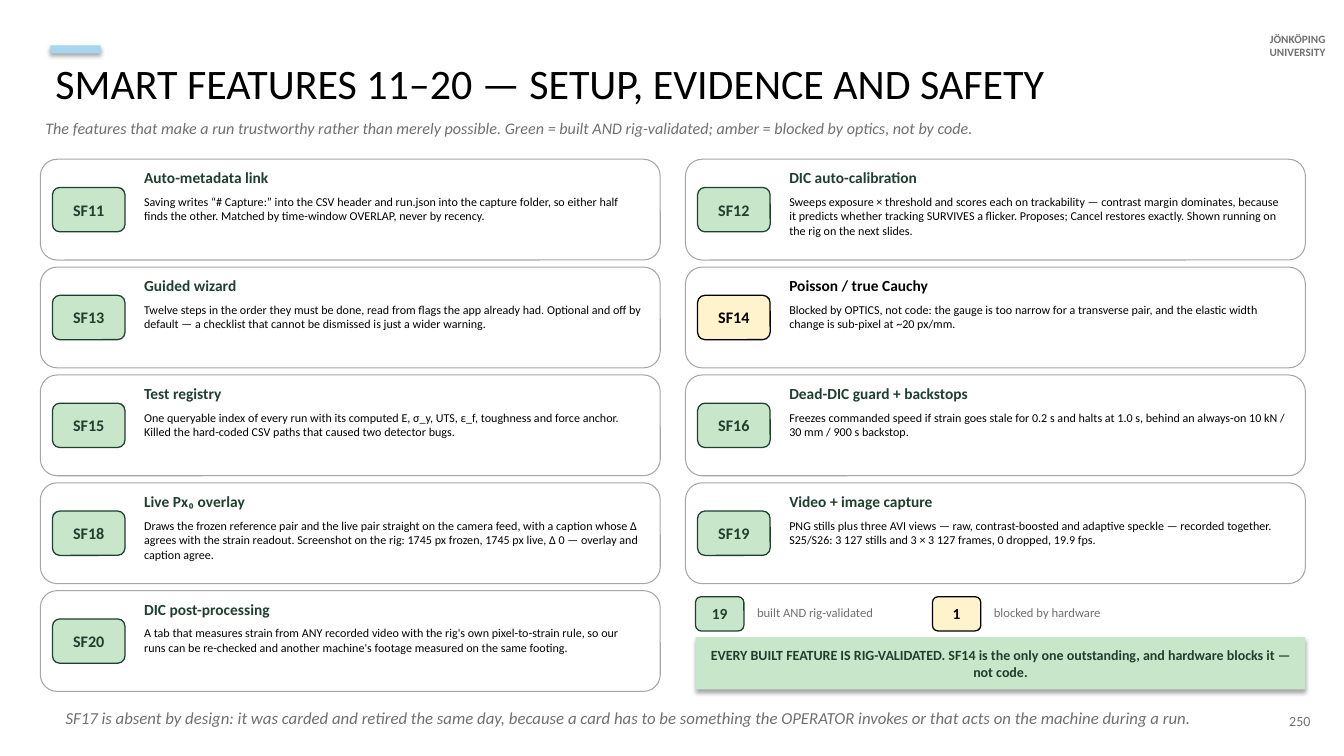
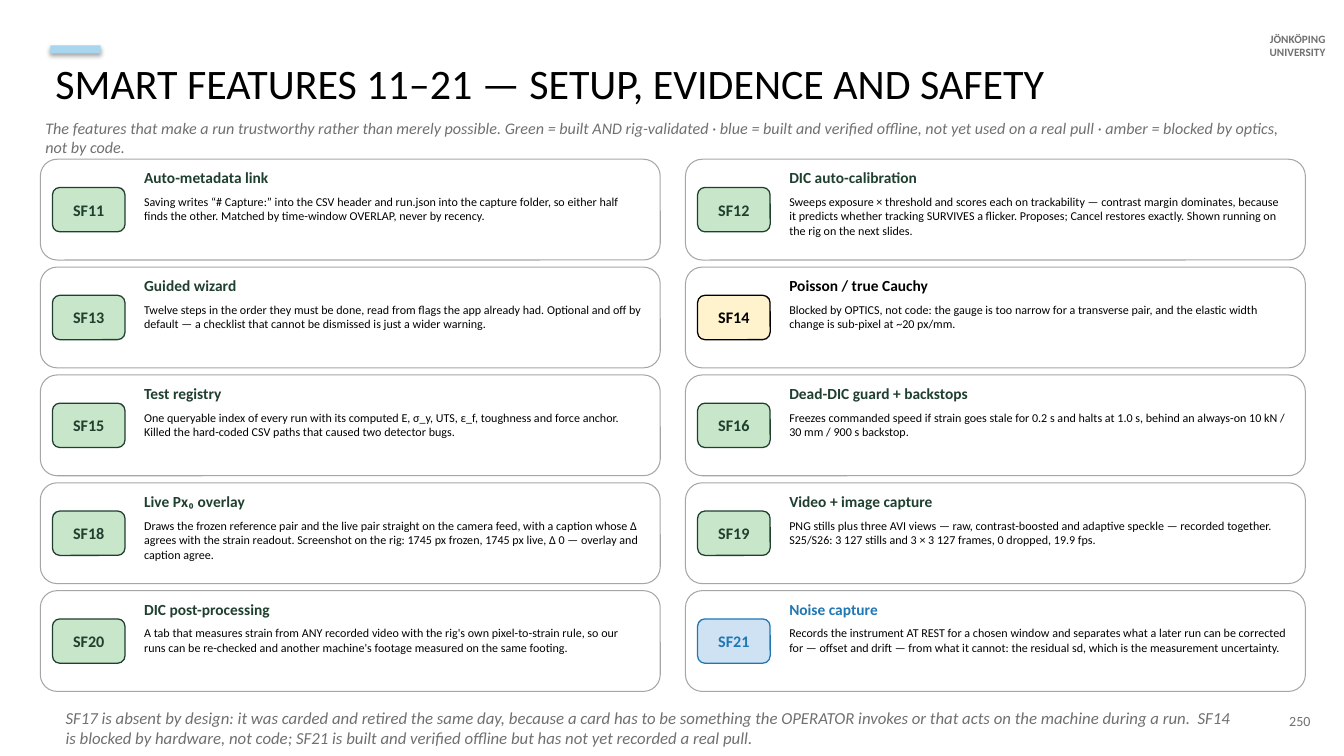
Before and after one commit to AdithyaSivakumar-3/UTM, a slide deck: slide 110 of documentation/decks/V6a_8_6_20_slides.pptx. Drawn at 1344x756 pixels with LibreOffice and Linux fonts; fonts in the diff are those of the drawing. Boxes give left, top, right and bottom in pixels: in the first picture for what was removed or moved away, otherwise in the second. Text is boxed around its words. In the diff, an @@ line names an element or a change of style, - is before the commit and + after.

```diff
--- a/documentation/decks/V6a_8_6_20_slides.pptx
+++ b/documentation/decks/V6a_8_6_20_slides.pptx
@@ text at (x1=55, y1=71, x2=1044, y2=104): text changed @@
-SMART FEATURES 11–20 — SETUP, EVIDENCE AND SAFETY
+SMART FEATURES 11–21 — SETUP, EVIDENCE AND SAFETY
@@ text at (x1=45, y1=123, x2=1278, y2=156): text changed @@
-The features that make a run trustworthy rather than merely possible. Green = built AND rig-validated; amber = blocked by optics, not by code.
+The features that make a run trustworthy rather than merely possible. Green = built AND rig-validated · blue = built and verified offline, not yet used on a real pull · amber = blocked by optics, not by code.
@@ rounded rectangle added at (x1=686, y1=591, x2=1306, y2=692), fill #FFFFFF, outline #A6A6A6 0.75 pt @@
@@ rounded rectangle removed at (x1=696, y1=597, x2=744, y2=631) @@
-19
@@ rounded rectangle removed at (x1=933, y1=597, x2=981, y2=631) @@
-1
@@ rounded rectangle added at (x1=698, y1=619, x2=770, y2=663), fill #CFE2F3, outline #1F77B4 0.9 pt, 11.5 pt, text #1F77B4, bold @@
+SF21
@@ text removed at (x1=757, y1=608, x2=873, y2=619) @@
-built AND rig-validated
@@ text at (x1=789, y1=628, x2=1286, y2=654): text changed; size 9 to 8.6 pt; text colour #707070 to #000000 @@
-blocked by hardware
+Records the instrument AT REST for a chosen window and separates what a later run can be corrected for — offset and drift — from what it cannot: the residual sd, which is the measurement uncertainty.
@@ text added at (x1=789, y1=604, x2=878, y2=618), 11 pt, text #1F77B4, bold @@
+Noise capture
@@ rectangle removed at (x1=696, y1=637, x2=1306, y2=690) @@
-EVERY BUILT FEATURE IS RIG-VALIDATED. SF14 is the only one outstanding, and hardware blocks it — not code.
@@ text at (x1=66, y1=712, x2=1230, y2=747): text changed @@
-SF17 is absent by design: it was carded and retired the same day, because a card has to be something the OPERATOR invokes or that acts on the machine during a run.
+SF17 is absent by design: it was carded and retired the same day, because a card has to be something the OPERATOR invokes or that acts on the machine during a run. SF14 is blocked by hardware, not code; SF21 is built and verified offline but has not yet recorded a real pull.
```
Also in this commit, not shown: 2 other slides changed, 1 slide added, 4 other files.
